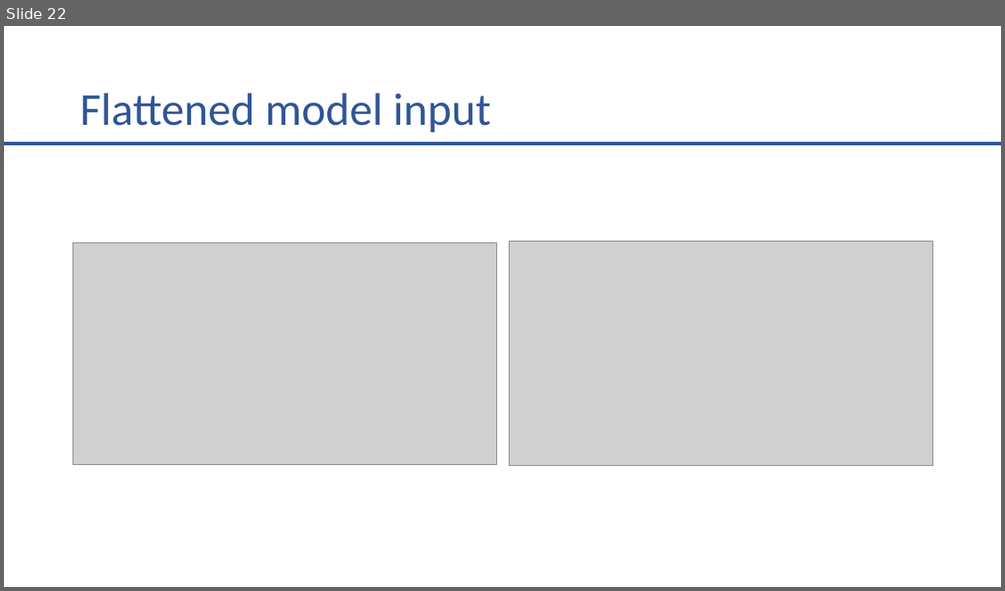
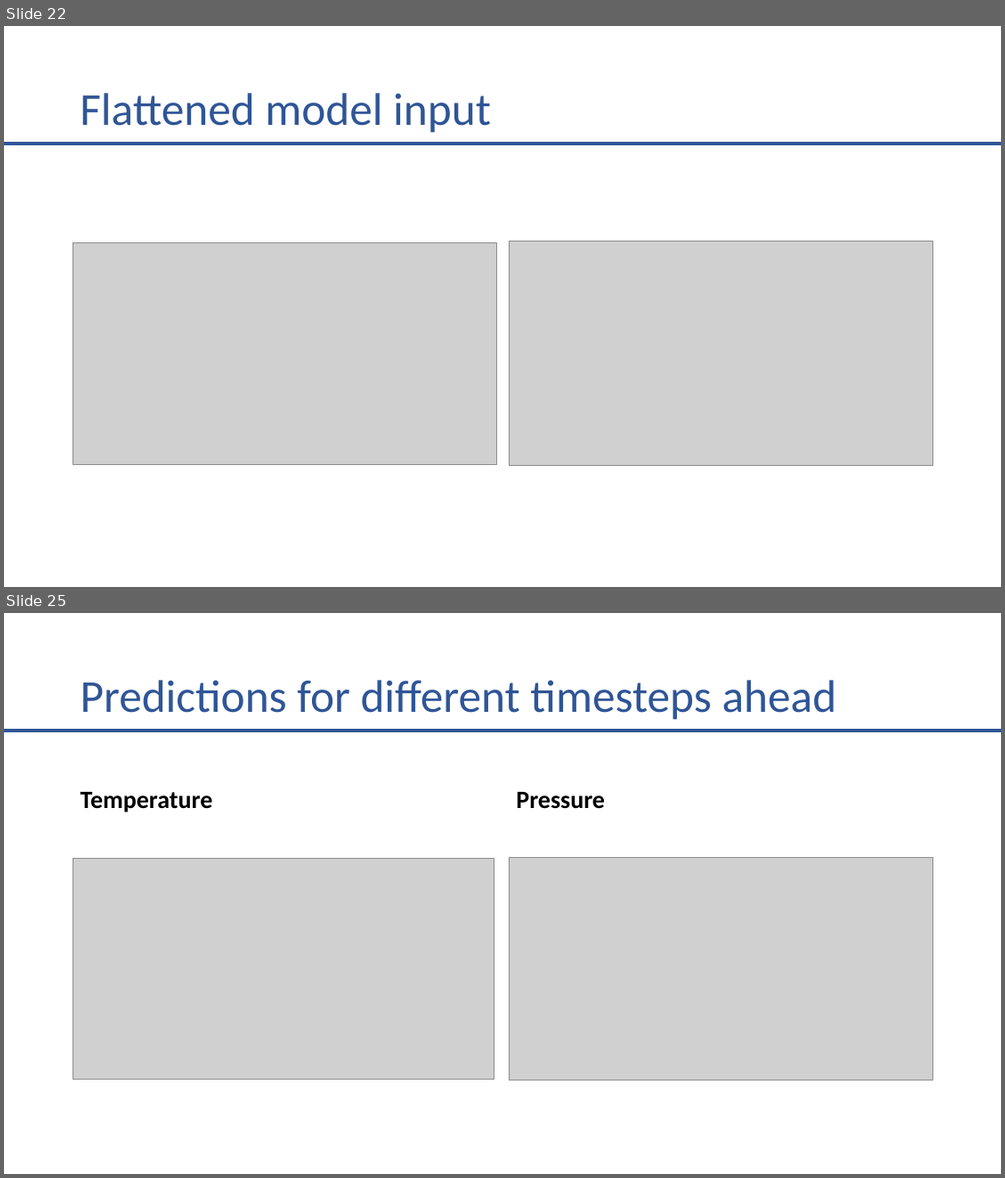
Before and after one commit to Rorjh/wind_forecasting, a slide deck: prezentacja_progres.pptx. Shown one above the other, each under a label of ours: slide 22 before the commit, slides 22 and 25 after it; the slides between them are not shown. The pictures are 1005x591 and 1005x1178 pixels, drawn with LibreOffice and Linux fonts; fonts in the diff are those of the drawing; grey boxes stand for pictures. Boxes give left, top, right and bottom in pixels: in the first picture for what was removed or moved away, otherwise in the second. Text is boxed around its words. In the diff, an @@ line names an element or a change of style, - is before the commit and + after.

```diff
--- a/prezentacja_progres.pptx
+++ b/prezentacja_progres.pptx
@@ slide 25 added at bbox=[4, 613, 1001, 1174], background #FFFFFF @@
@@ title added at bbox=[81, 680, 837, 720], 44 pt, text #2F5597 @@
+Predictions for different timesteps ahead
@@ line added from (4, 730) to (1001, 730), #2F5597 3 pt @@
@@ text added at bbox=[81, 792, 213, 812], 24 pt, text #000000, bold @@
+Temperature
@@ text added at bbox=[516, 792, 605, 809], 24 pt, text #000000, bold @@
+Pressure
@@ picture added at bbox=[73, 858, 494, 1078] @@
@@ picture added at bbox=[509, 858, 933, 1079] @@
```
Also in this commit, not shown: 2 other slides added, 16 other files.
